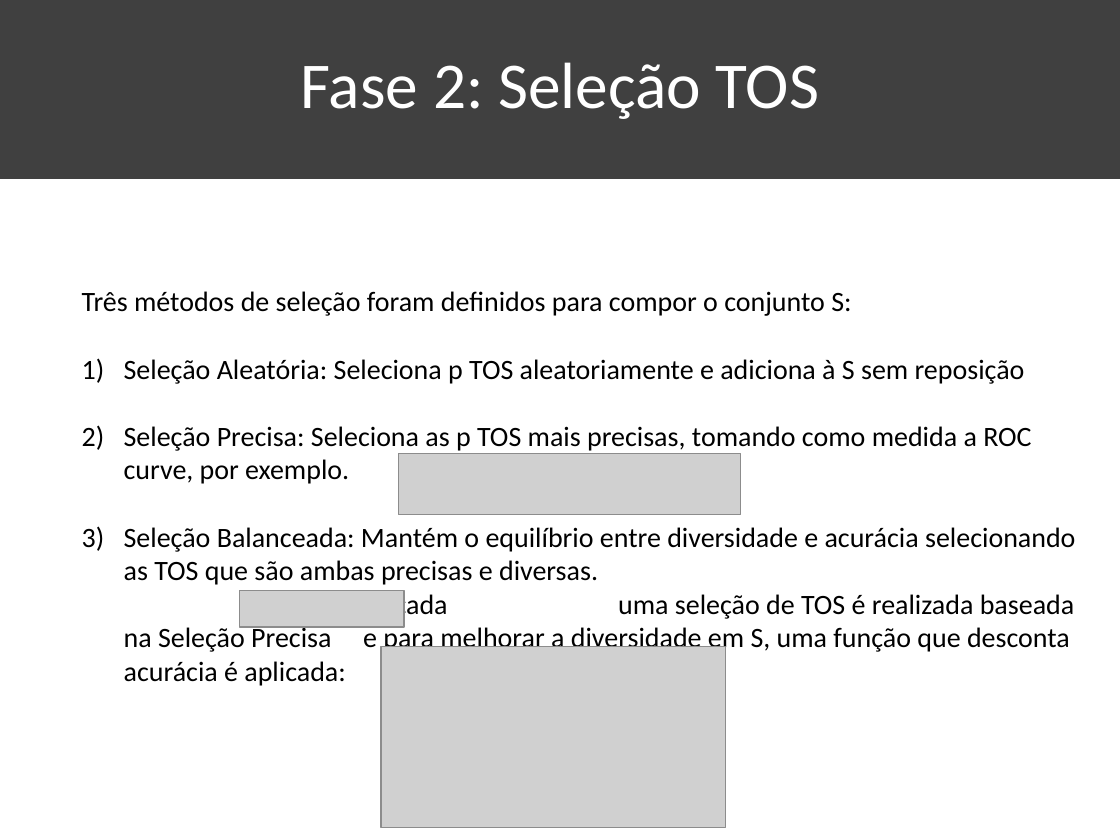
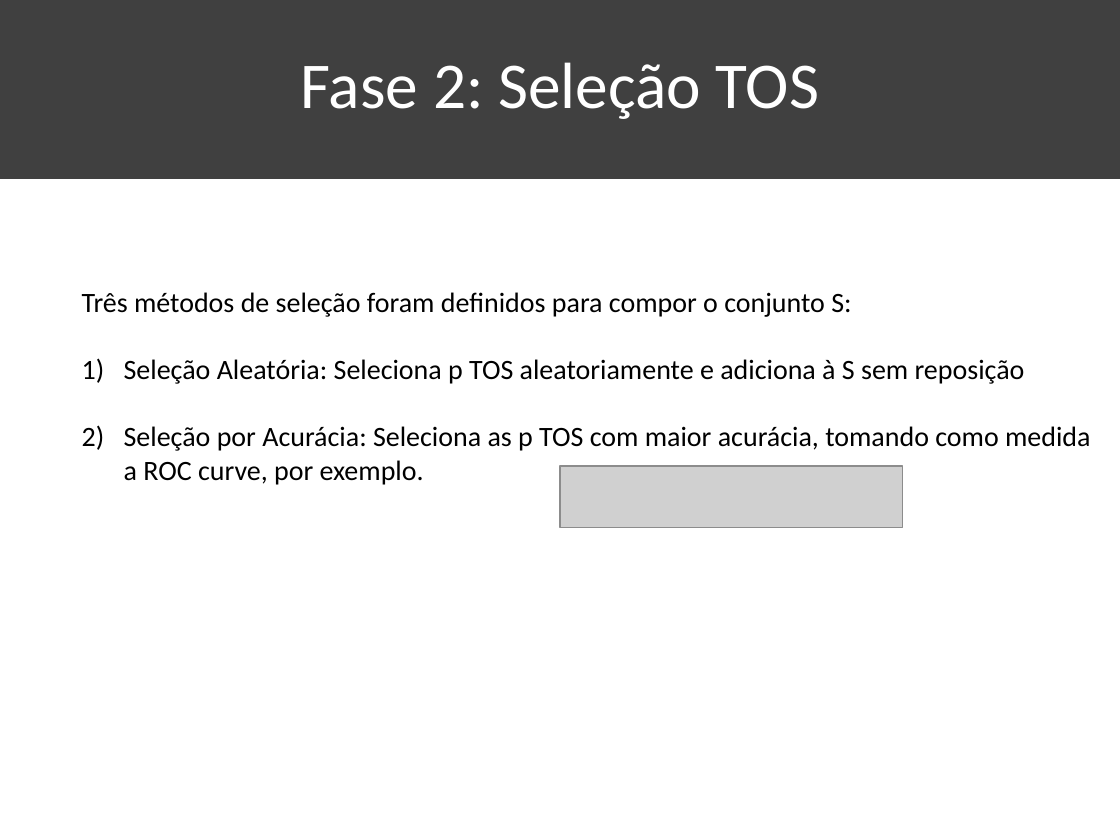
Before and after one commit to KaioAlex/DigitalSecurity, a slide deck: slide 11 of XGBOD-Seminar/XGBOD-Seminar.pptx. Drawn at 1120x840 pixels with LibreOffice and Linux fonts; fonts in the diff are those of the drawing; grey boxes stand for pictures. Boxes give left, top, right and bottom in pixels: in the first picture for what was removed or moved away, otherwise in the second. Text is boxed around its words. In the diff, an @@ line names an element or a change of style, - is before the commit and + after.

```diff
--- a/XGBOD-Seminar/XGBOD-Seminar.pptx
+++ b/XGBOD-Seminar/XGBOD-Seminar.pptx
@@ text at (x1=124, y1=426, x2=1090, y2=485): text changed @@
-2) Seleção Precisa: Seleciona as p TOS mais precisas, tomando como medida a ROC curve, por exemplo.
-3) Seleção Balanceada: Mantém o equilíbrio entre diversidade e acurácia selecionando as TOS que são ambas precisas e diversas. Para cada uma seleção de TOS é realizada baseada na Seleção Precisa e para melhorar a diversidade em S, uma função que desconta acurácia é aplicada:
+2) Seleção por Acurácia: Seleciona as p TOS com maior acurácia, tomando como medida a ROC curve, por exemplo.
@@ picture moved from (x1=399, y1=454, x2=740, y2=515) to (x1=560, y1=466, x2=902, y2=528) @@
@@ picture removed at (x1=240, y1=590, x2=404, y2=627) @@
@@ picture removed at (x1=381, y1=646, x2=726, y2=827) @@
```
Also in this commit, not shown: 1 other slide changed, 1 slide added, 2 other files.
